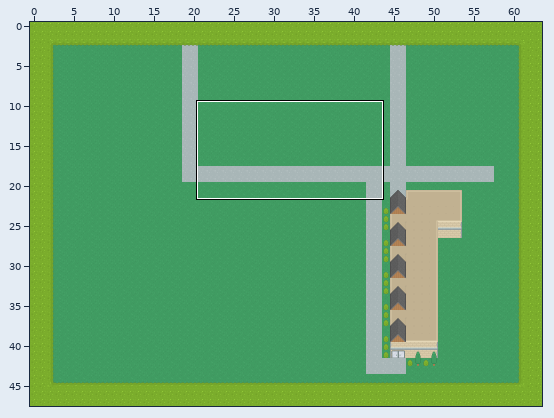
A Tiled map gets an edit: game_folder/map/top_world.tmx. The first picture is a wide view before the edit; the outline marks the close-up.
Close-up. Earlier state:
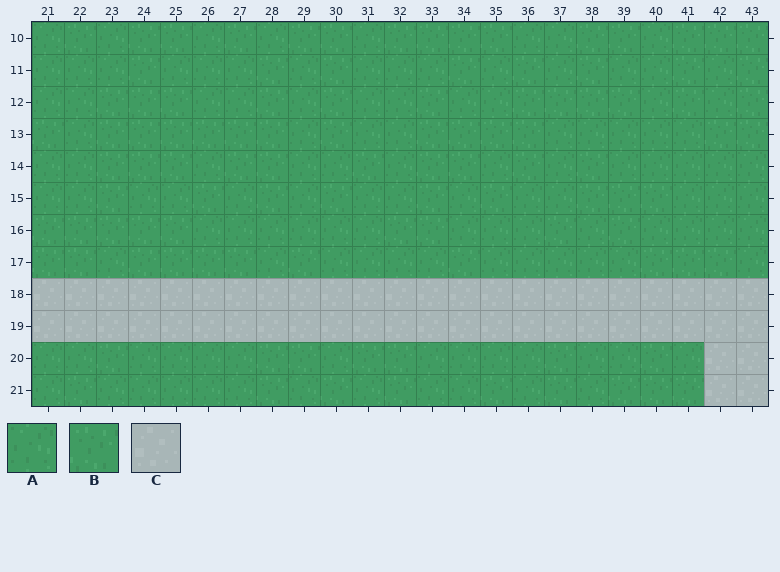
Cells are 16x16 px. Shown: x 21..43, y 10..21. The commit also changed other parts of the map, which this record leaves out.
Key: from "roguelikeCity_magenta": A 888, B 889; from "roguelikeSheet_transparent": C 920.
_ is an empty cell.
Layers that did not change in this view are not listed.
Layer "Tile Layer 1" before, first column x 21:
10 ABABBABABBABBBBAABBABBB
11 AAABAAABABAAABABABAABAB
12 AABBBAABABAABAABBBBABAB
13 BABBBBBBABAABBBBAAAAABB
14 AABBBABBAABABBABABAAAAA
15 AABAABABABAABABAABBBAAA
16 BBBBBAAAAAABBAAABABAAAA
17 BBABBBBABAAAABAAAAABBBA
18 CCCCCCCCCCCCCCCCCCCCCCC
19 CCCCCCCCCCCCCCCCCCCCCCC
20 AABAAAABBABBAAAABAABACC
21 ABAAAAABABABAABABABBBCC
New version:
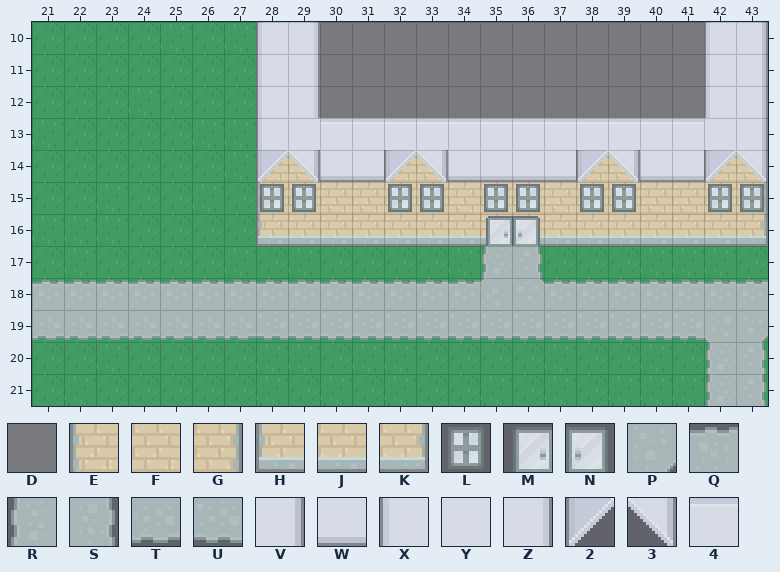
Further tiles: from "roguelikeCity_magenta": D 14, E 194, F 195, G 196, H 305, J 306, K 307, L 729, M 874, N 875; from "roguelikeSheet_transparent": P 860, Q 863, R 919, S 921, T 921 turned 90, U 977, V 1282, W 1282 turned 90, X 1285, Y 1286, Z 1287, 2 1338, 3 1339, 4 1343 turned 180.
Tiles of an added or newly shown layer are drawn over the layers below it.
What changed:
{"where": "layer \"Tile Layer 1\""}
{"y":18,"x":21,"old":"CCCCCCCCCCCCCC","new":"AAAAAAAAAAAAAA"}
{"y":18,"x":37,"old":"CCCCCCC","new":"AAAAAAA"}
{"y":19,"x":21,"old":"CCCCCCCCCCCCCCCCCCCCC","new":"AAAAAAAAAAAAAAAAAAAAA"}
{"y":19,"x":43,"old":"C","new":"A"}
{"y":20,"x":42,"old":"CC","new":"AA"}
{"y":21,"x":42,"old":"CC","new":"AA"}
{"where": "layer \"Paths\" (added)"}
{"y":18,"x":28,"old":"_______","new":"QQQQQQQ"}
{"y":18,"x":37,"old":"_______","new":"QQQQQQQ"}
{"y":19,"x":28,"old":"______________","new":"UUUUUUUUUUUUUU"}
{"y":19,"x":43,"old":"_","new":"P"}
{"y":20,"x":42,"old":"__","new":"RS"}
{"y":21,"x":42,"old":"__","new":"RS"}
{"where": "layer \"Tile Layer 2\""}
{"y":10,"x":30,"old":"____________","new":"DDDDDDDDDDDD"}
{"y":11,"x":30,"old":"____________","new":"DDDDDDDDDDDD"}
{"y":12,"x":30,"old":"____________","new":"DDDDDDDDDDDD"}
{"y":14,"x":28,"old":"__","new":"FF"}
{"y":14,"x":32,"old":"__","new":"FF"}
{"y":14,"x":38,"old":"__","new":"FF"}
{"y":14,"x":42,"old":"__","new":"FF"}
{"y":15,"x":28,"old":"________________","new":"EFFFFFFFFFFFFFFG"}
{"y":16,"x":28,"old":"________________","new":"HJJJJJJJJJJJJJJK"}
{"where": "layer \"Tile Layer 3\""}
{"y":10,"x":28,"old":"__","new":"XZ"}
{"y":10,"x":42,"old":"__","new":"XV"}
{"y":11,"x":28,"old":"__","new":"XZ"}
{"y":11,"x":42,"old":"__","new":"XV"}
{"y":12,"x":28,"old":"__","new":"XZ"}
{"y":12,"x":42,"old":"__","new":"XV"}
{"y":13,"x":28,"old":"________________","new":"XY444444444444YV"}
{"y":14,"x":28,"old":"________________","new":"23WW23WWWW23WW23"}
{"where": "layer \"Tile Layer 4\""}
{"y":15,"x":28,"old":"__","new":"LL"}
{"y":15,"x":32,"old":"__","new":"LL"}
{"y":15,"x":35,"old":"__","new":"LL"}
{"y":15,"x":38,"old":"__","new":"LL"}
{"y":15,"x":42,"old":"__","new":"LL"}
{"y":16,"x":35,"old":"__","new":"MN"}
{"y":17,"x":35,"old":"__","new":"RS"}
{"y":18,"x":21,"old":"_______","new":"QQQQQQQ"}
{"y":19,"x":21,"old":"_______","new":"TTTTTTT"}
{"label":"changed","picture_box":[32,22,768,406]}
